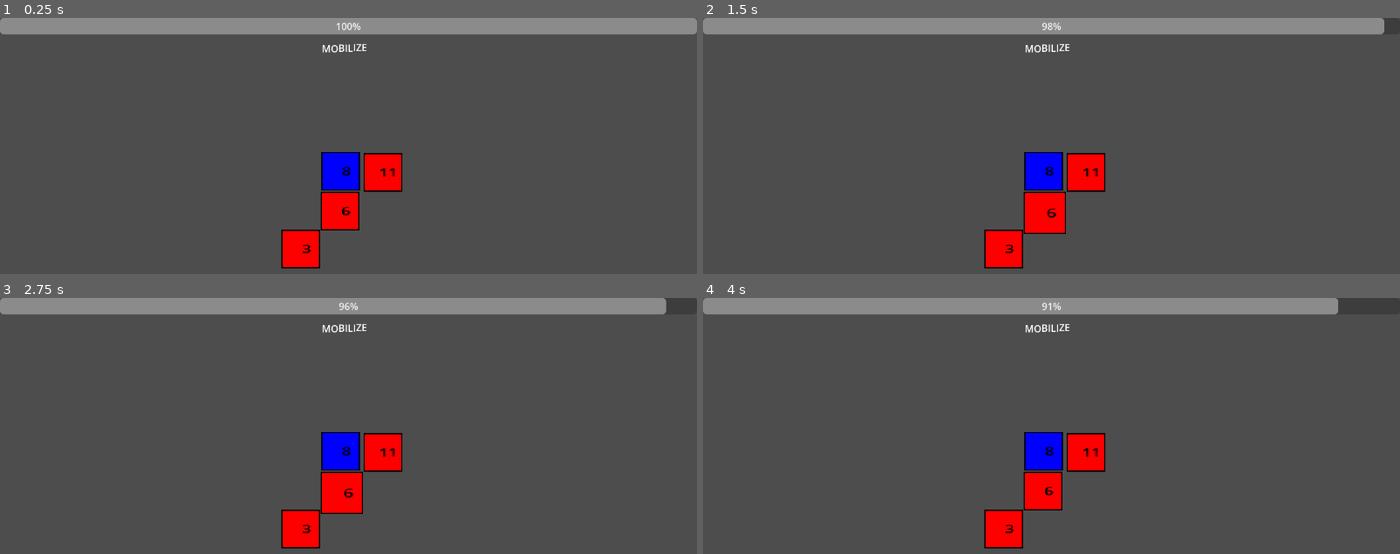
Above: before the commit, frames 1-4 (two rows, left to right).
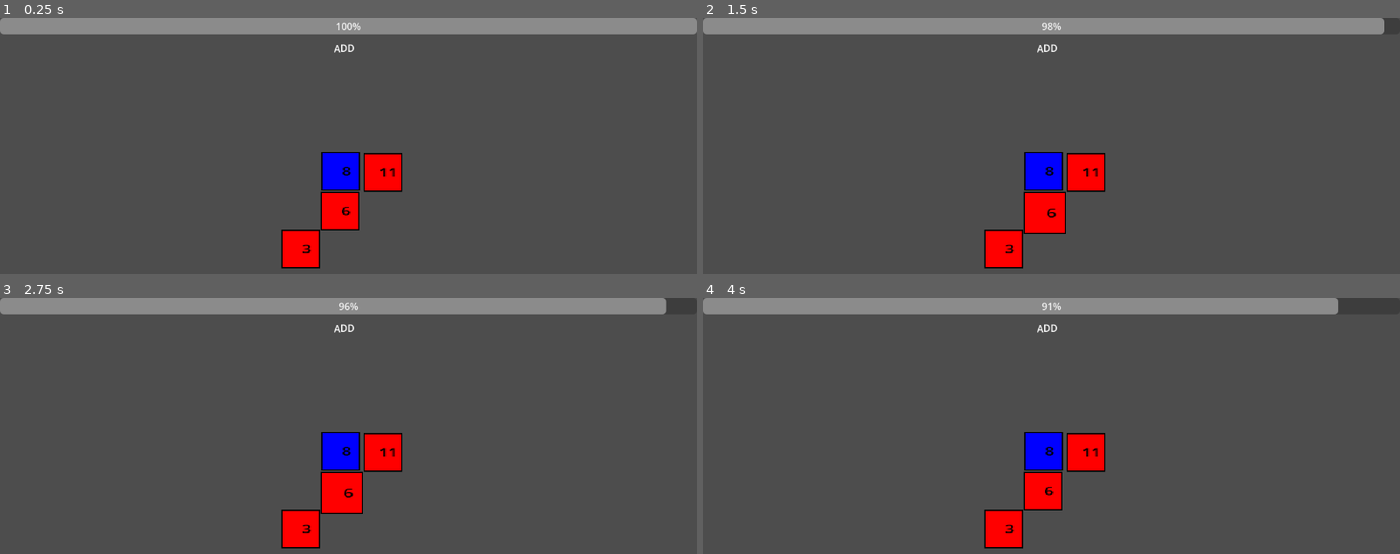
Above: after the commit, the same moments.

Repository: X4vierWhes/War-Multiplayer
Game: Godot game, scene res://src/core/game_manager.tscn
The game is run twice, just before and just after one commit, with the same random seed, the same clock (stepped at 60 frames per second) and the same inputs.
Inputs (mouse positions are in pixels of both pictures, inside the frame that each line leads up to):
- Up to frame 1 (0.25 s): no input
- Up to frame 2 (1.5 s): click (1037, 207) at 0.52 s; click (1037, 207) at 1.27 s
- Up to frame 3 (2.75 s): click (334, 487) at 2.02 s
- Up to frame 4 (4 s): tap Enter at 2.75 s; move the mouse to (1204, 474) at 2.77 s; tap Space at 3.5 s; move the mouse to (912, 513) at 3.52 s

The runs differ from the first frame. In frame 1, 0.1% of the frame differs, in the area x 46-53%, y 10-14%; in frame 2, 0.1%; in frame 3, 0.1%; in frame 4, 0.1%.

Commit message:
feat: Integration ADD ui with gameplay

Diff:
--- a/war-multiplayer/src/core/game_manager.gd
+++ b/war-multiplayer/src/core/game_manager.gd
@@ -15,7 +15,7 @@
 	ATTACKING,
 	ADDING
 	}
-var actual_state: GameState = GameState.MOBILIZE
+var actual_state: GameState = GameState.ADD
 
 var players: Array[Player]
 var current_player: int = 0
@@ -32,7 +32,8 @@
 	turn_manager.turn_changed.connect(on_turn_changed)
 
 func on_turn_changed() -> void:
-	pass
+	actual_state = turn_manager.get_actual_state()
+	print(GameState.keys()[actual_state])
 
 func give_card() -> void:
 	if cardStack.size() == 0: return
@@ -42,6 +43,8 @@
 	match(turn_manager.get_actual_state()):
 		TurnManager.TurnState.MOBILIZE:
 			ui_manager.show_move_troops_ui()
+		TurnManager.TurnState.ADD:
+			ui_manager.show_add_troops_ui()
 
 func change_game_state(new_state: GameState) -> void:
 	actual_state = new_state
--- a/war-multiplayer/src/core/map/territory/territory.gd
+++ b/war-multiplayer/src/core/map/territory/territory.gd
@@ -34,7 +34,7 @@
 	gm.set_action(self)
 	gm.change_game_state(GameManager.GameState.MOBILIZING)
 
-func give() -> void:
+func mobilizing() -> void:
 	if gm.action_territory == self:
 		print("Não pode mobilizar para si proprio")
 		gm.set_action(null)
@@ -51,22 +51,35 @@
 func attack() -> void:
 	pass
 
+func attacking() -> void:
+	pass
+
+func add() -> void:
+	pass
+
+func adding() -> void:
+	pass
+
+func awaiting() -> void:
+	pass
+
 func _take_action() -> void:
 	match(gm.get_game_state()):
 		GameManager.GameState.ATTACK:
-			print("Atacando")
+			attack()
+		GameManager.GameState.ATTACKING:
+			attacking()
 		GameManager.GameState.MOBILIZE:
 			mobilize()
 		GameManager.GameState.MOBILIZING:
-			give()
+			mobilizing()
 		GameManager.GameState.ADD:
-			return
+			add()
 		GameManager.GameState.ADDING:
-			return
+			adding()
 		GameManager.GameState.AWAIT:
-			return
-		GameManager.GameState.ATTACKING:
-			return
+			awaiting()
+
 
 func _change_army_count(amount: int) -> void:
 	var aux: int = army_number + amount
--- a/war-multiplayer/src/core/map_manager/map_manager.gd
+++ b/war-multiplayer/src/core/map_manager/map_manager.gd
@@ -1,5 +1,7 @@
 extends Node2D
 class_name MapManager
+
+@export var turn_manager: TurnManager
 
 @export var maps: Array[PackedScene]
 var regions: Array[Region] = []
--- a/war-multiplayer/src/core/turn_manager/turn_manager.gd
+++ b/war-multiplayer/src/core/turn_manager/turn_manager.gd
@@ -11,7 +11,7 @@
 	MOBILIZE = 2,
 	AWAIT = 3
 }
-var actual_state: int = TurnState.MOBILIZE
+var actual_state: int = TurnState.ADD
 var turn_timer: Timer
 @export_range(1.0, 180.0, 0.1) var timer = 45.0
 
@@ -35,10 +35,14 @@
 func change_turn() -> void:
 	#TODO Mudança de turno
 	print("Mudando turno")
-	var next_state_value = (int(actual_state) + 1) % 4
+	var next_state_value = (int(actual_state) + 1) % TurnState.size()
 	actual_state = next_state_value as TurnState
 	turn_changed.emit()
-	pass
+	if actual_state != TurnState.AWAIT:
+		init_timers()
+	else:
+		#TODO AWAIT LOGIC
+		print("AWAIT in TurnManager")
 
 func pass_turn() -> void:
 	pass
--- a/war-multiplayer/src/ui/ui_manager.gd
+++ b/war-multiplayer/src/ui/ui_manager.gd
@@ -32,7 +32,9 @@
 	move_troops.hide()
 
 func show_add_troops_ui() -> void:
-	pass
+	add_troops.show()
+	await game_manager.await_ui
+	add_troops.hide()
 
 func show_declare_attack_ui() -> void:
 	pass
